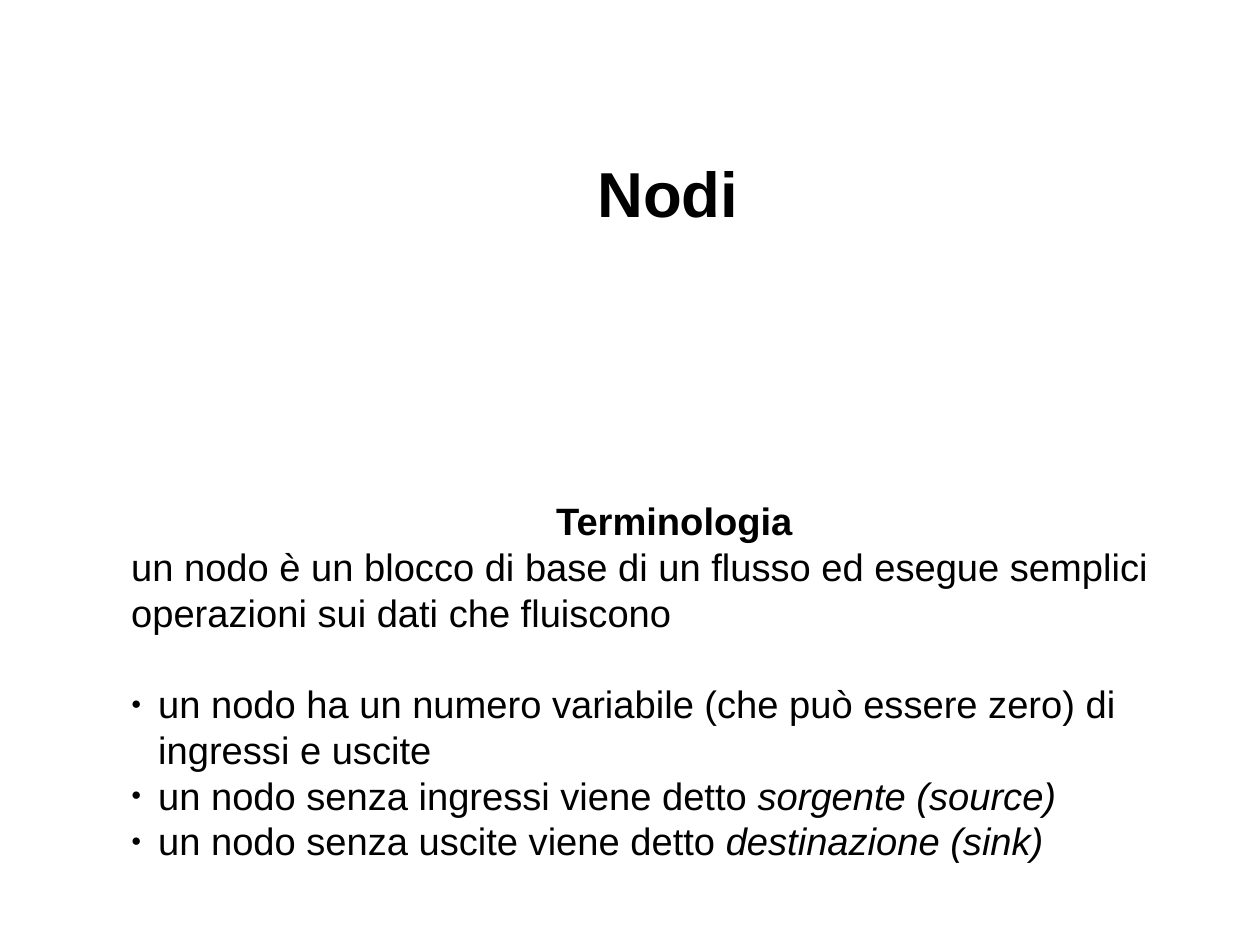
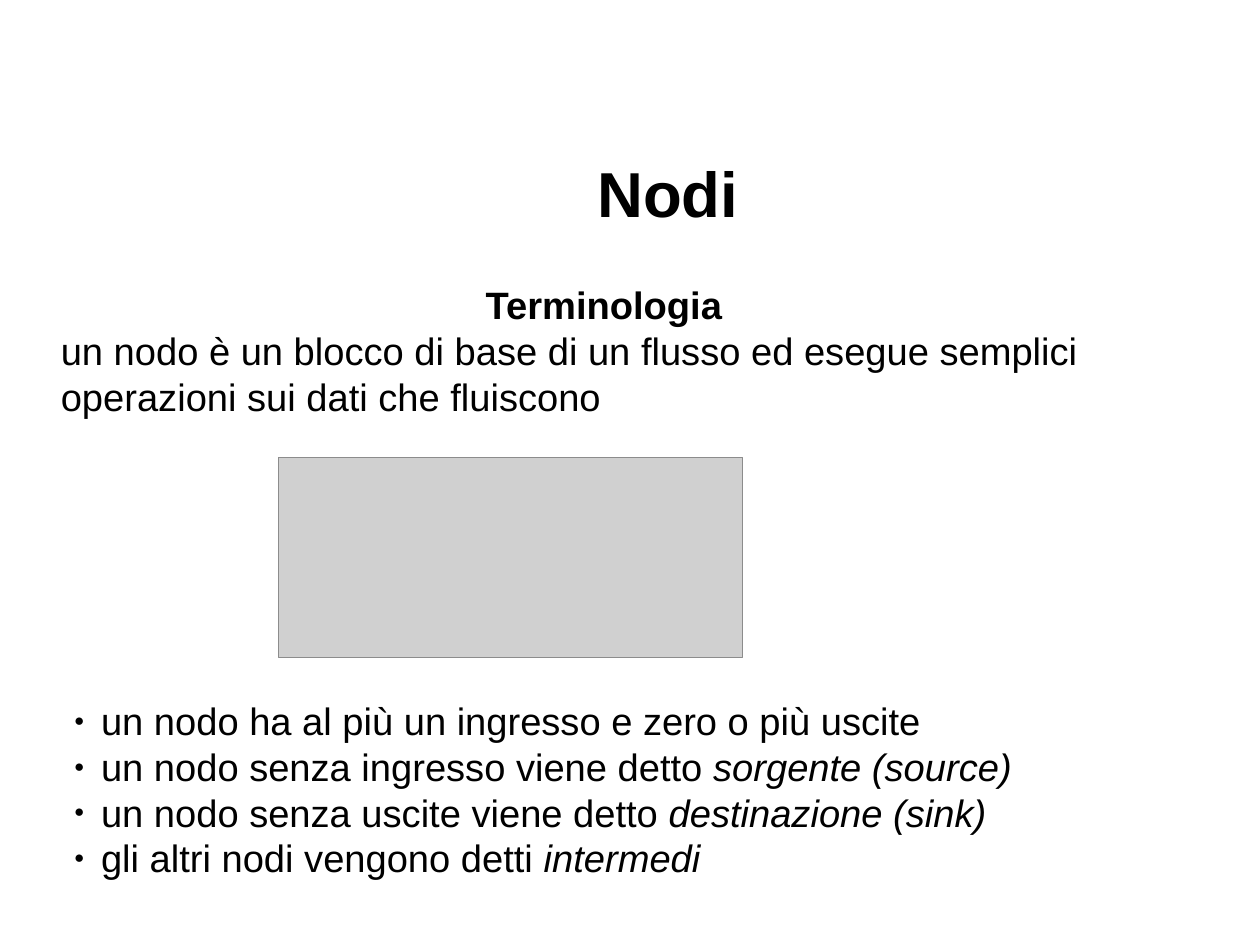
Before and after one commit to davideancona/minicorsiRAISE, a slide deck: slide 4 of iot/NodeRED.odp. Drawn at 1260x945 pixels with LibreOffice and Linux fonts; fonts in the diff are those of the drawing; grey boxes stand for pictures. Boxes give left, top, right and bottom in pixels: in the first picture for what was removed or moved away, otherwise in the second. Text is boxed around its words. In the diff, an @@ line names an element or a change of style, - is before the commit and + after.

```diff
--- a/iot/NodeRED.odp
+++ b/iot/NodeRED.odp
@@ text added at [61, 291, 1078, 419], 24 pt, text #000000 @@
+Terminologia
+un nodo è un blocco di base di un flusso ed esegue semplici operazioni sui dati che fluiscono
@@ picture added at [279, 457, 743, 657] @@
@@ text "un nodo ha al più ...": place and size @@
-text "un nodo ha al più ..." at [131, 507, 1148, 863]
+text "un nodo ha al più ..." at [101, 707, 1012, 880]
@@ text at [101, 707, 1012, 789]: text changed @@
-Terminologia
-un nodo è un blocco di base di un flusso ed esegue semplici operazioni sui dati che fluiscono
-● un nodo ha un numero variabile (che può essere zero) di ingressi e uscite
-● un nodo senza ingressi viene detto sorgente (source)
+● un nodo ha al più un ingresso e zero o più uscite
+● un nodo senza ingresso viene detto sorgente (source)
@@ text at [101, 844, 701, 880]: paragraph added @@
+● gli altri nodi vengono detti intermedi
```
Also in this commit, not shown: 2 other slides changed, 2 other files.
